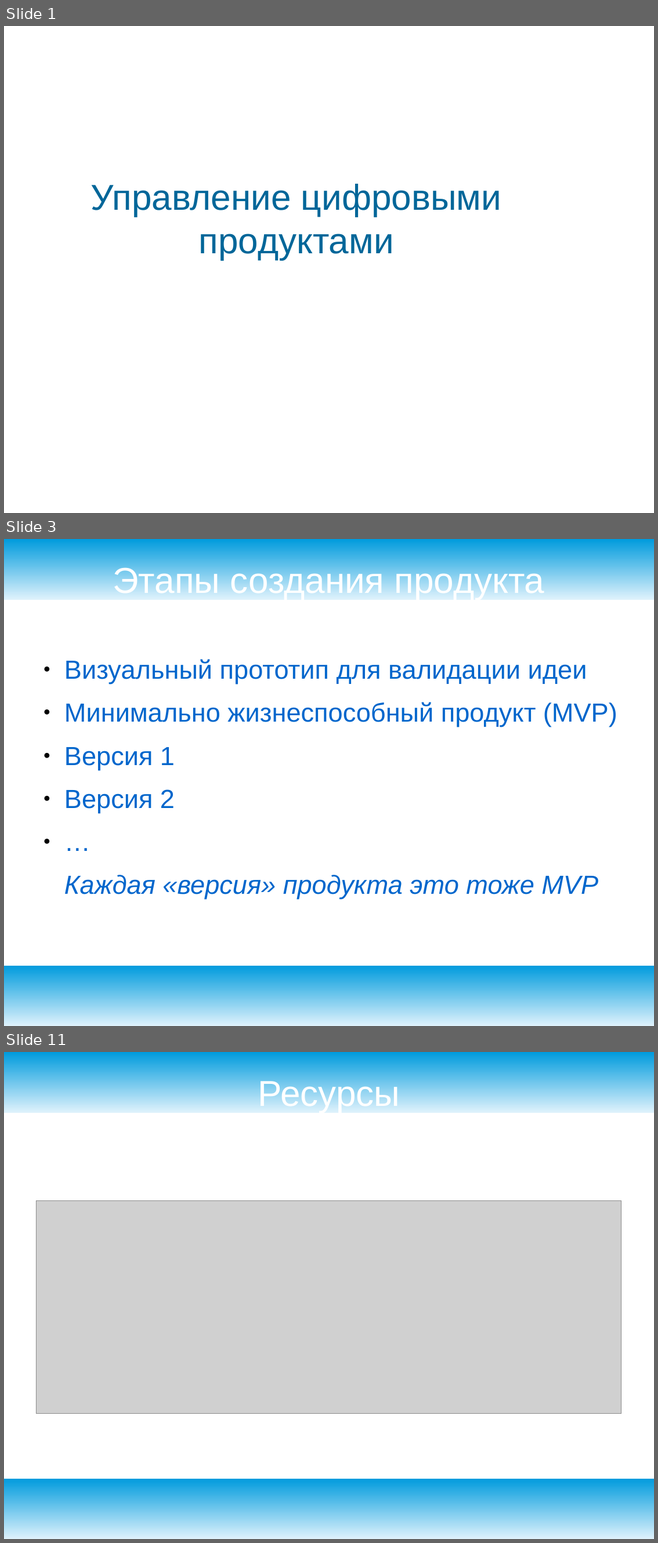
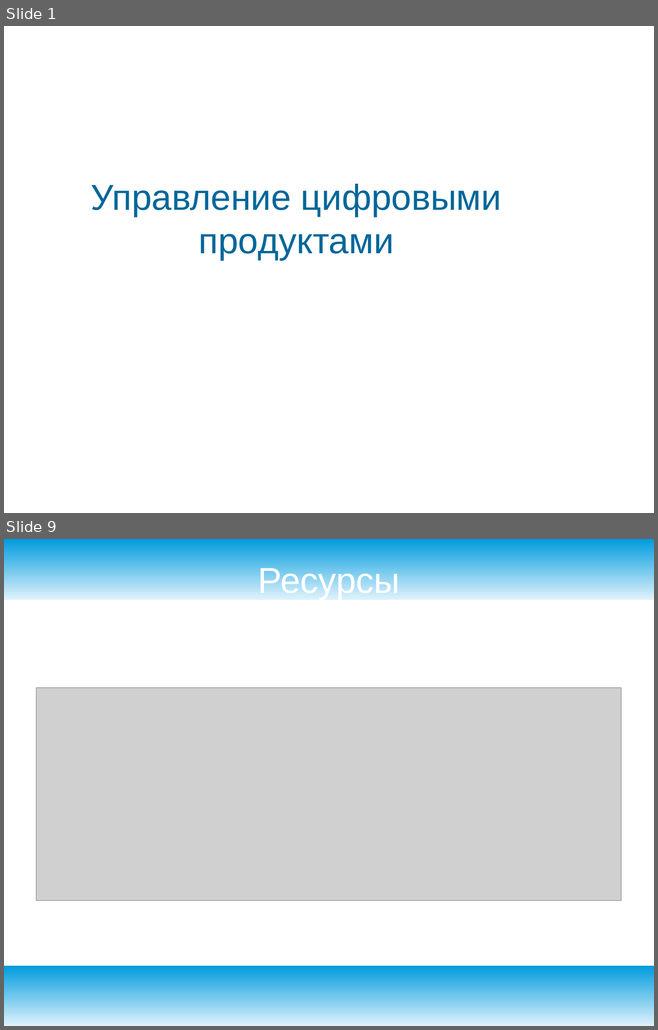
Before and after one commit to ilb/devmethodology, a slide deck: docs/presentation/productmanagement.odp. Shown one above the other, each under a label of ours: slides 1, 3 and 11 before the commit, slides 1 and 9 after it; the slides between them are not shown. The pictures are 658x1543 and 658x1030 pixels, drawn with LibreOffice and Linux fonts; fonts in the diff are those of the drawing; grey boxes stand for pictures; background and template pictures are left out. Boxes give left, top, right and bottom in pixels: in the first picture for what was removed or moved away, otherwise in the second. Text is boxed around its words. In the diff, an @@ line names an element or a change of style, - is before the commit and + after.

```diff
--- a/docs/presentation/productmanagement.odp
+++ b/docs/presentation/productmanagement.odp
@@ slide 3 removed at (4, 539, 654, 1026), background #FFFFFF; not listed: 2 template elements that a slide beside it also shows @@
@@ title removed at (112, 565, 545, 600) @@
-Этапы создания продукта
@@ text removed at (64, 659, 617, 899) @@
-● Визуальный прототип для валидации идеи
-● Минимально жизнеспособный продукт (MVP)
-● Версия 1
-● Версия 2
-● …
-Каждая «версия» продукта это тоже MVP
@@ what was slide 11 is now slide 9 @@
```
Also in this commit, not shown: 2 slides changed, 5 slides added, 6 other slides removed.
